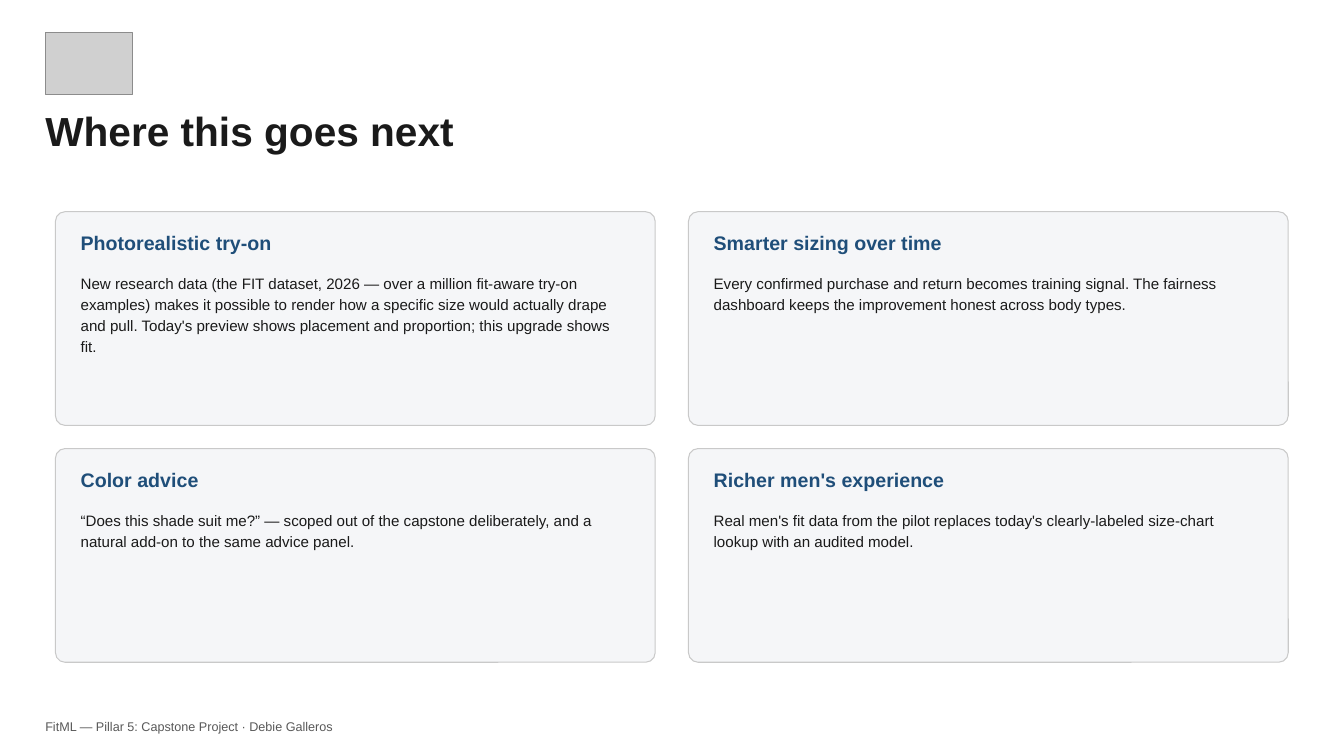
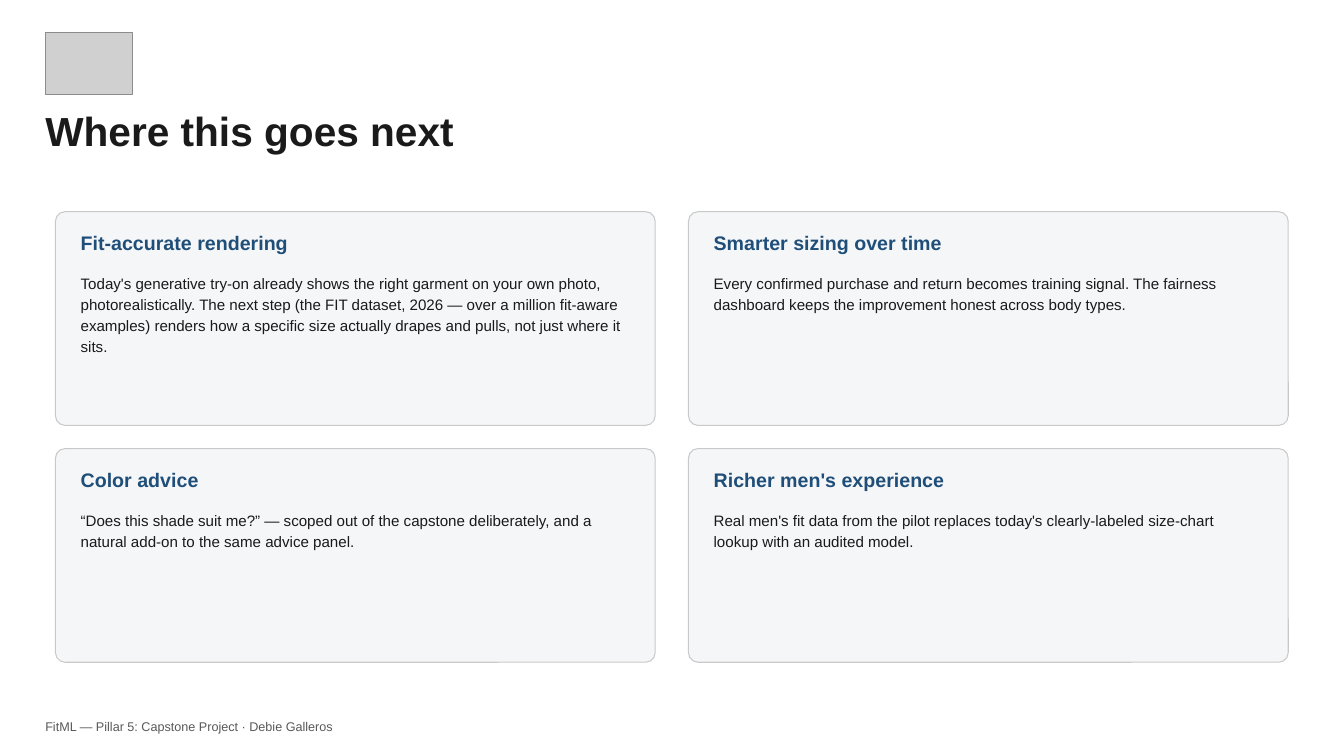
Before and after one commit to debiegalleros/fitml-capstone, a slide deck: slide 9 of submission/Debie_Galleros_Pillar5_CapstoneProject_BusinessDeck.pptx. Drawn at 1344x756 pixels with LibreOffice and Linux fonts; fonts in the diff are those of the drawing; grey boxes stand for pictures. Boxes give left, top, right and bottom in pixels: in the first picture for what was removed or moved away, otherwise in the second. Text is boxed around its words. In the diff, an @@ line names an element or a change of style, - is before the commit and + after.

```diff
--- a/submission/Debie_Galleros_Pillar5_CapstoneProject_BusinessDeck.pptx
+++ b/submission/Debie_Galleros_Pillar5_CapstoneProject_BusinessDeck.pptx
@@ text at box(81, 235, 287, 254): text changed @@
-Photorealistic try-on
+Fit-accurate rendering
@@ text at box(81, 278, 621, 352): text changed @@
-New research data (the FIT dataset, 2026 — over a million fit-aware try-on examples) makes it possible to render how a specific size would actually drape and pull. Today's preview shows placement and proportion; this upgrade shows fit.
+Today's generative try-on already shows the right garment on your own photo, photorealistically. The next step (the FIT dataset, 2026 — over a million fit-aware examples) renders how a specific size actually drapes and pulls, not just where it sits.
```
Also in this commit, not shown: 3 other slides changed, 6 other files.
